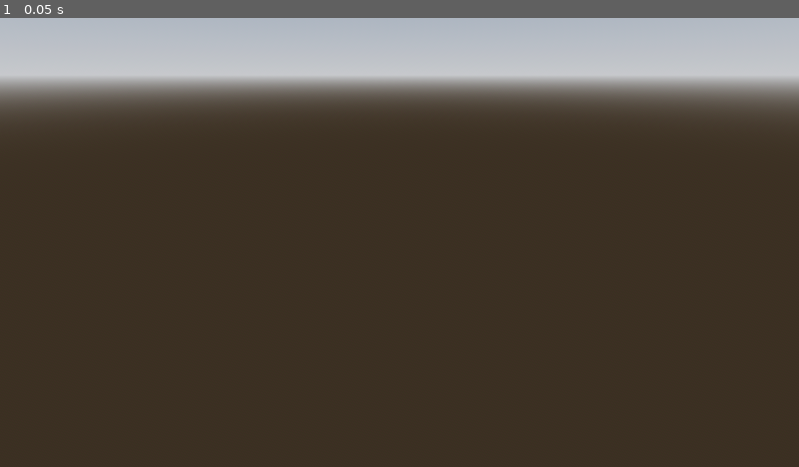
Above: before the commit, frame 1.
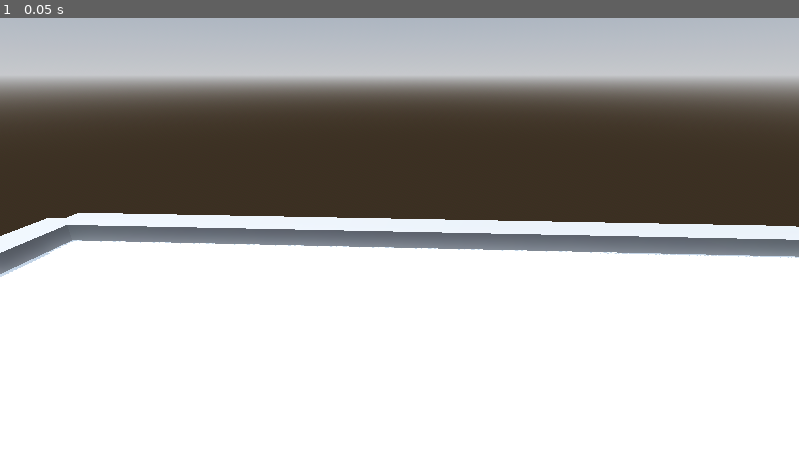
Above: after the commit, the same moment.

Repository: mgaza/minigolf_game
Game: Godot game, scene res://scenes/main.tscn
The game is run twice, just before and just after one commit, with the same random seed, the same clock (stepped at 60 frames per second) and the same inputs. The project has no main scene, so this scene is started directly.
Inputs:
- Up to frame 1 (0.05 s): no input

The runs differ from the first frame. In frame 1, 55% of the frame differs, in the area x 0-100%, y 43-100%.

Commit message:
Update golf_course.tscn
made the box course layout

Diff:
--- a/scenes/golf_course.tscn
+++ b/scenes/golf_course.tscn
@@ -1,4 +1,6 @@
-[gd_scene load_steps=3 format=3 uid="uid://bc4o8ww4ctuiv"]
+[gd_scene load_steps=4 format=3 uid="uid://bc4o8ww4ctuiv"]
+
+[sub_resource type="StandardMaterial3D" id="StandardMaterial3D_0h7md"]
 
 [sub_resource type="PhysicsMaterial" id="PhysicsMaterial_n6ak1"]
 
@@ -7,16 +9,27 @@
 [node name="GolfCourse" type="Node3D"]
 
 [node name="CSGCombiner3D" type="CSGCombiner3D" parent="."]
+use_collision = true
 
 [node name="wall" type="CSGBox3D" parent="CSGCombiner3D"]
+transform = Transform3D(1, 0, 0, 0, 1, 0, 0, 0, 1, 0, 0, -10)
+size = Vector3(20, 1, 1)
 
 [node name="wall2" type="CSGBox3D" parent="CSGCombiner3D"]
+transform = Transform3D(1, 0, 0, 0, 1, 0, 0, 0, 1, 10, 0, 0)
+size = Vector3(1, 1, 20)
 
 [node name="wall3" type="CSGBox3D" parent="CSGCombiner3D"]
+transform = Transform3D(1, 0, 0, 0, 1, 0, 0, 0, 1, 0, 0, 10)
+size = Vector3(20, 1, 1)
 
 [node name="wall4" type="CSGBox3D" parent="CSGCombiner3D"]
+transform = Transform3D(1, 0, 0, 0, 1, 0, 0, 0, 1, -10, 0, 0)
+size = Vector3(1, 1, 20)
 
 [node name="grass" type="CSGBox3D" parent="CSGCombiner3D"]
+size = Vector3(20, 0.1, 20)
+material = SubResource("StandardMaterial3D_0h7md")
 
 [node name="Ground" type="StaticBody3D" parent="."]
 collision_layer = 2
